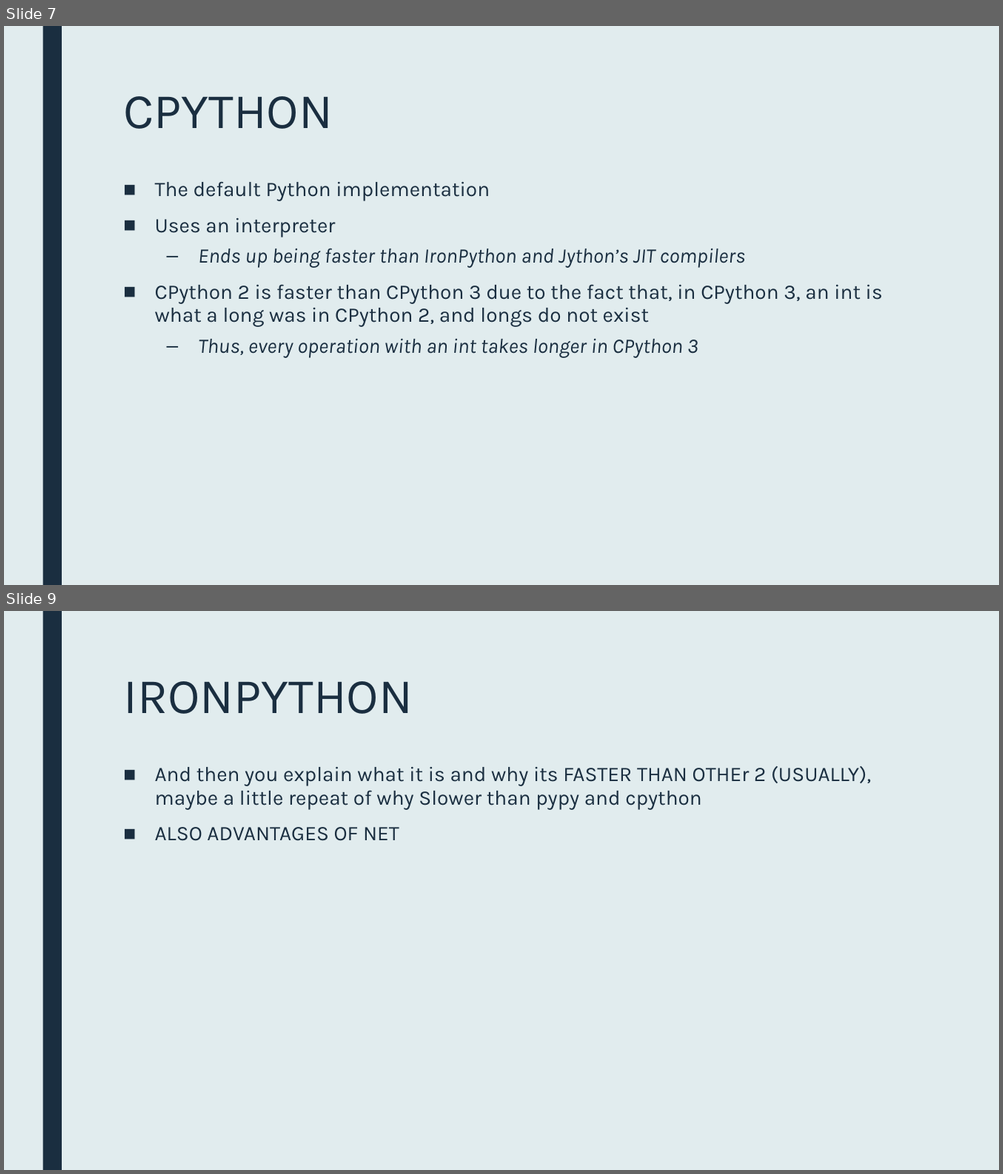
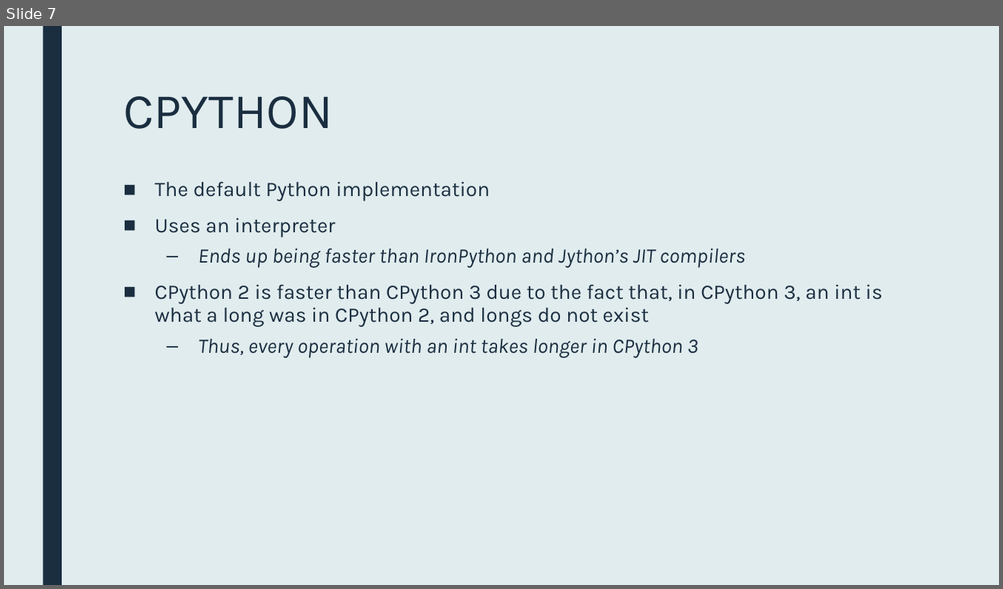
Before and after one commit to gehrigweber/python-comparison, a slide deck: Presentation.pptx. Shown one above the other, each under a label of ours: slides 7 and 9 before the commit, slide 7 after it; the slides between them are not shown. The pictures are 1003x1174 and 1003x589 pixels, drawn with LibreOffice and Linux fonts; fonts in the diff are those of the drawing. Boxes give left, top, right and bottom in pixels: in the first picture for what was removed or moved away, otherwise in the second. Text is boxed around its words. In the diff, an @@ line names an element or a change of style, - is before the commit and + after.

```diff
--- a/Presentation.pptx
+++ b/Presentation.pptx
@@ slide 9 removed at (x1=4, y1=611, x2=999, y2=1170), background #E1ECEE; not listed: 1 template element that a slide beside it also shows @@
@@ title removed at (x1=123, y1=681, x2=412, y2=714) @@
-IRONPYTHON
@@ text removed at (x1=155, y1=766, x2=871, y2=841) @@
-■ And then you explain what it is and why its FASTER THAN OTHEr 2 (USUALLY), maybe a little repeat of why Slower than pypy and cpython
-■ ALSO ADVANTAGES OF NET
```
Also in this commit, not shown: 2 slides changed, 8 slides added, 3 other slides removed, 1 other file.
